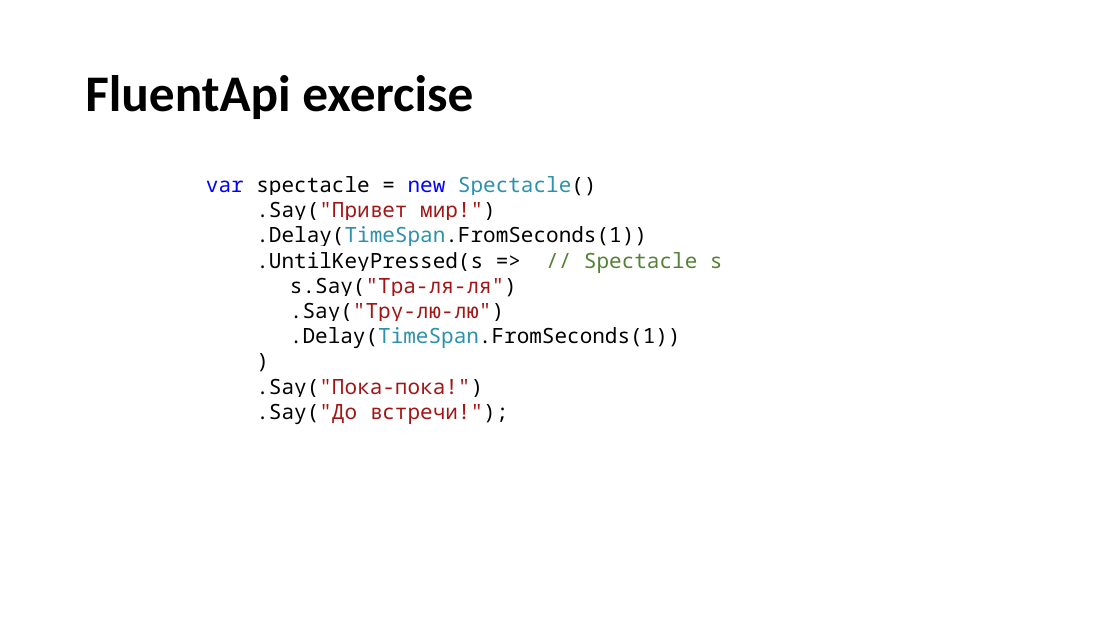
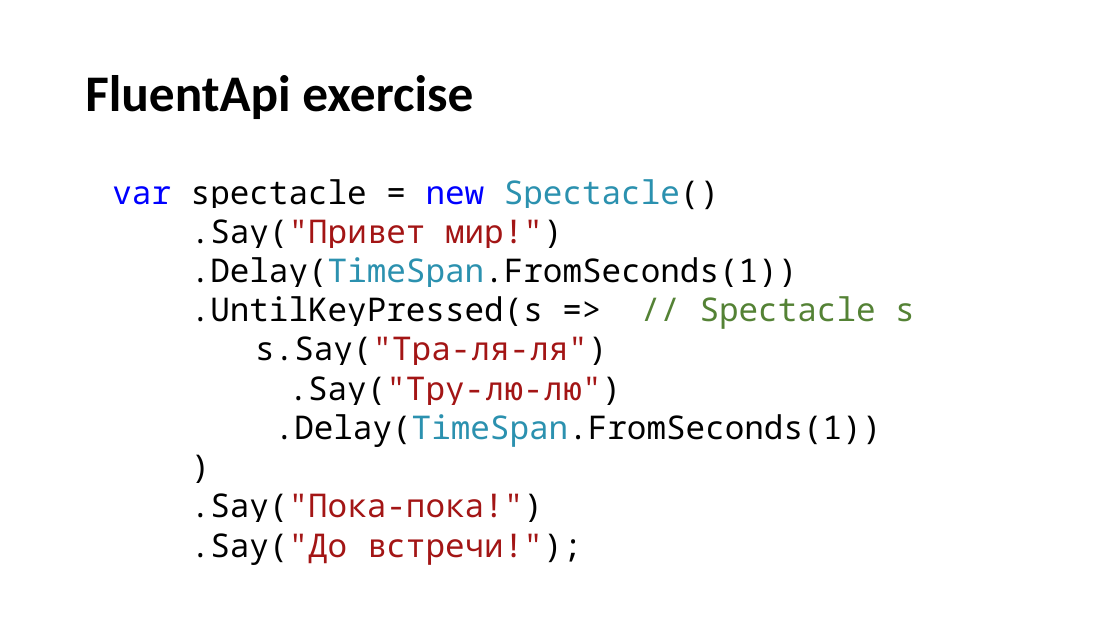
Before and after one commit to kontur-courses/fluent-api, a slide deck: slide 19 of fluent-api.pptx (slide 18 before the commit). Drawn at 1120x630 pixels with LibreOffice and Linux fonts; fonts in the diff are those of the drawing. Boxes give left, top, right and bottom in pixels: in the first picture for what was removed or moved away, otherwise in the second. Text is boxed around its words. In the diff, an @@ line names an element or a change of style, - is before the commit and + after.

```diff
--- a/fluent-api.pptx
+++ b/fluent-api.pptx
@@ text "var spectacle = new Spectacle()": place and size @@
-text "var spectacle = new Spectacle()" at (206,176,723,424)
+text "var spectacle = new Spectacle()" at (112,179,915,565)
@@ text "var spectacle = new Spectacle()" at (112,179,915,565): size 18 to 28 pt @@
```
Also in this commit, not shown: 1 other slide changed, 2 slides added.
